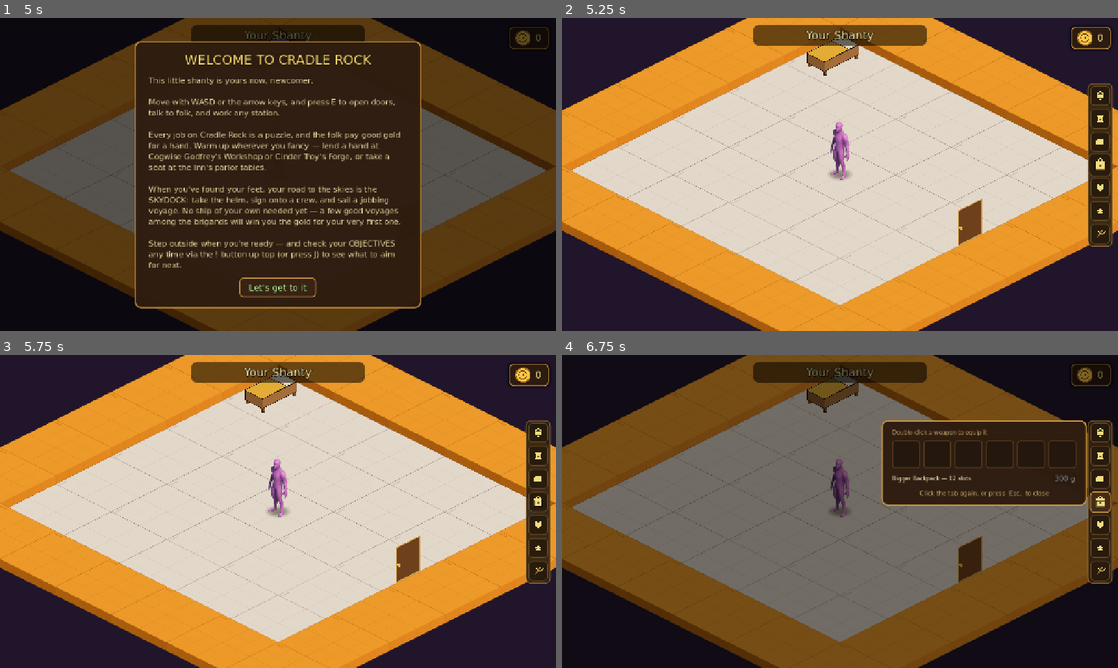
Above: before the commit, frames 1-4 (two rows, left to right).
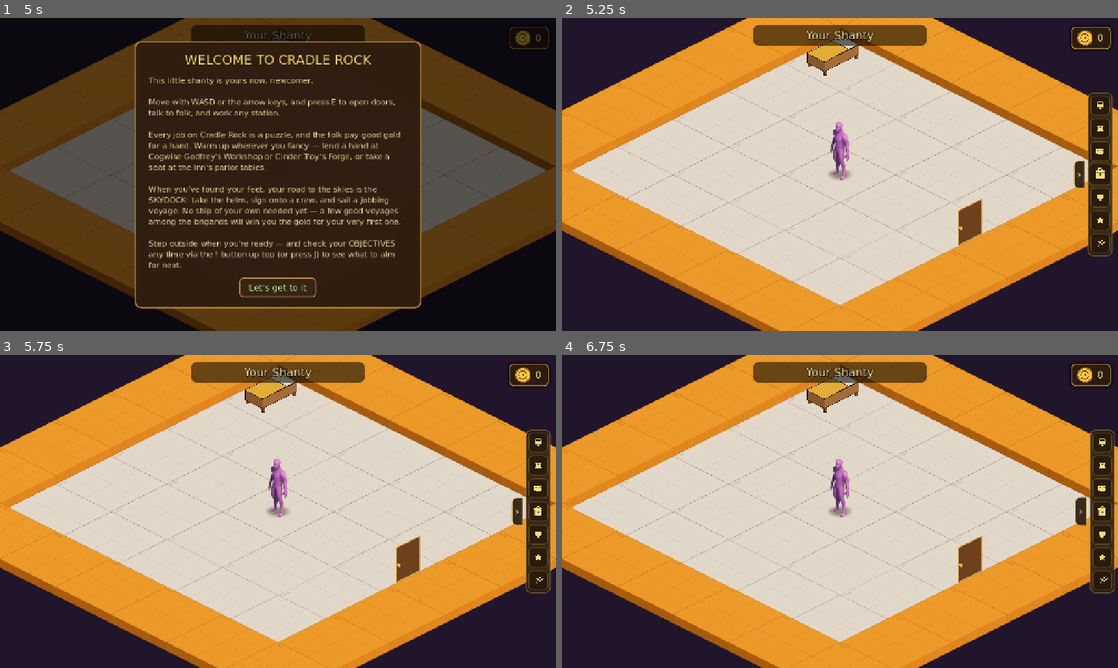
Above: after the commit, the same moments.

Repository: TairoyZone/shivaliva-shanty
Game: Godot game, scene res://main.tscn
Same seed, same stepped clock (60 frames per second), same inputs: the game is played once before the commit and once after it.
Inputs (mouse positions are in pixels of both pictures, inside the frame that each line leads up to):
- Up to frame 1 (5 s): click "New Game" at 0.5 s; click "New Game" at 1.25 s; click "Male" at 2 s; click "Female" at 2.75 s; click "Other" at 3.5 s; click "Set sail" at 4.25 s
- Up to frame 2 (5.25 s): click "Let's get to it" at 5 s
- Up to frame 3 (5.75 s): no input
- Up to frame 4 (6.75 s): click (1079, 511) at 5.75 s, where only the run after the commit has a clickable "›"; click (1106, 511) at 6.5 s, where only the run after the commit has a clickable "‹"

Frame 1 is identical in both runs. In frame 2, 1.1% of the frame differs, in the area x 92-99%, y 20-77%; in frame 3, 1.1%; in frame 4, 78%, in the area x 0-100%, y 0-100%.

Commit message:
feat(touch): center the side-tab rail, give it a tuck-away toggle, flush the Chat button
- The right-edge tab rail is now vertically CENTERED (between the top purse and the
  bottom Chat button) instead of top-pinned.
- A slim handle left of the rail tucks the whole strip off-screen right (animated
  tandem tween) and pulls it back -- declutters the play area. Two separately-
  anchored nodes; an HBox with a zero-width grown anchor failed to lay children out.
- The touch Chat button sits flush in the bottom-right corner (top-right only inside
  action puzzles whose control bar owns the bottom), and now rides EVERY non-title
  scene on touch -- always one tap away, ready for co-op chat later.

Verified headless: rail right-aligned + vertically centered; tucks fully off-screen
with the handle left at the edge.

Co-Authored-By: Claude Opus 4.8 (1M context) <noreply@anthropic.com>

Diff:
--- a/autoloads/chat_box.gd
+++ b/autoloads/chat_box.gd
@@ -287,25 +287,25 @@
 	add_child(_chat_btn)
 
 
-# Move the touch Chat button clear of a puzzle's bottom-corner control bar: TOP-right inside a PuzzleScene,
-# its usual BOTTOM-right in the overworld (Troy 2026-06-12, the Skirmish overlap). Anchored to the right edge
-# either way; only the vertical anchor flips. Called on every scene change from _process.
-func _place_chat_button(in_puzzle: bool) -> void:
+# Place the touch Chat button. Flush in the BOTTOM-right corner everywhere — EXCEPT an action puzzle whose
+# touch control bar owns the bottom corners, where it moves to the TOP-right so it never overlaps the
+# rotate/drop buttons (Troy 2026-06-12). Anchored to the right edge either way; only the vertical anchor flips.
+func _place_chat_button(top_right: bool) -> void:
 
 	if _chat_btn == null:
 		return
-	_chat_btn.offset_right = -70.0
-	_chat_btn.offset_left = -70.0 - 96.0
-	if in_puzzle:
+	_chat_btn.offset_right = -18.0
+	_chat_btn.offset_left = -18.0 - 96.0
+	if top_right:
 		_chat_btn.anchor_top = 0.0
 		_chat_btn.anchor_bottom = 0.0
-		_chat_btn.offset_top = 22.0
-		_chat_btn.offset_bottom = 22.0 + 64.0
+		_chat_btn.offset_top = 18.0
+		_chat_btn.offset_bottom = 18.0 + 64.0
 	else:
 		_chat_btn.anchor_top = 1.0
 		_chat_btn.anchor_bottom = 1.0
-		_chat_btn.offset_top = -22.0 - 64.0
-		_chat_btn.offset_bottom = -22.0
+		_chat_btn.offset_top = -18.0 - 64.0
+		_chat_btn.offset_bottom = -18.0
 
 
 # Summon the input bar + the recent log (Enter, or the start of a private chat). Focuses the field so you can
@@ -613,7 +613,9 @@
 	var sc : Node = get_tree().current_scene if get_tree() != null else null
 	# UNIVERSAL now: chat is available in EVERY gameplay scene — the overworld AND every puzzle/voyage — hidden
 	# by default; only the title has no chat (Troy 2026-06-10, the Minecraft/Stardew/Valorant model).
-	var should : bool = chat_visible and sc != null and not _is_title(sc) and (_in_private or _has_addressable_npc())
+	# On TOUCH the Chat button rides EVERY non-title scene (so it's always one tap away — and ready for co-op
+	# chat later, even where no NPC stands), Troy 2026-06-12. On desktop it stays NPC-gated (no dead bar).
+	var should : bool = chat_visible and sc != null and not _is_title(sc) and (_in_private or _has_addressable_npc() or TouchEnv.is_touch())
 	if should != visible:
 		visible = should
 		if not visible:
@@ -626,7 +628,10 @@
 		_last_scene = sc
 		if _in_private:
 			_exit_private()
-		_place_chat_button(sc is PuzzleScene)   # TOP-right in a puzzle (clear of its bottom control bar), else bottom-right
+		# TOP-right ONLY inside an action puzzle (its touch control bar owns the bottom corners); BOTTOM-right
+		# corner everywhere else — overworld, tap puzzles, future co-op scenes (Troy 2026-06-12).
+		var action_puzzle : bool = sc is PuzzleScene and sc.has_method("_has_touch_bar") and bool(sc.call("_has_touch_bar"))
+		_place_chat_button(action_puzzle)
 	# The fading idle LOG is the EventFeed (shows everywhere, lingers ~8s then fades — the Minecraft/Stardew
 	# corner). Hide it only while the bar's OPEN (the scrollable history shows the same lines then).
 	var feed_visible : bool = not _bar_open
--- a/interface/inventory_panel/inventory_panel.gd
+++ b/interface/inventory_panel/inventory_panel.gd
@@ -71,6 +71,15 @@
 var _current_tab : String = "items"
 var _is_open : bool = false           # is the content pane EXPANDED (the rail is always visible)
 
+# The tab rail (the icon strip) can be TUCKED off-screen right + pulled back (Troy 2026-06-12). RAIL_EDGE_MARGIN
+# is how far its right edge sits from the screen edge when shown; the handle is a slim grip just left of it.
+const RAIL_EDGE_MARGIN : float = 12.0
+const HANDLE_W : float = 26.0
+const HANDLE_GAP : float = 6.0
+var _rail_holder : PanelContainer     # the icon strip (right-anchored + vertically CENTERED; slides off-screen)
+var _rail_toggle : Button             # the slim handle left of the strip — tucks it away / pulls it back
+var _rail_collapsed : bool = false
+
 
 func _ready() -> void:
 
@@ -189,23 +198,27 @@
 	_update_rail_styles()
 
 
-# The always-visible left tab rail — a slim brass strip of icon buttons.
+# The always-visible tab rail — a slim brass strip of icon buttons, vertically CENTERED on the RIGHT edge
+# (between the top purse and the bottom Chat button). A slim handle just left of it TUCKS the strip off-screen
+# to the right (animated) + pulls it back, so it never crowds the play area. Two separately-anchored nodes (NOT
+# an HBox — a zero-width grown anchor fails to lay a multi-child container out), Troy 2026-06-12.
 func _build_rail() -> void:
 
-	var holder : PanelContainer = PanelContainer.new()
-	holder.add_theme_stylebox_override("panel", _rail_bg_style())
-	holder.anchor_left = 1.0
-	holder.anchor_right = 1.0
-	holder.anchor_top = 0.0
-	holder.offset_left = -58.0
-	holder.offset_right = -12.0
-	holder.offset_top = 150.0   # below the top-right purse + journal "!"
-	holder.grow_horizontal = Control.GROW_DIRECTION_BEGIN
-	holder.grow_vertical = Control.GROW_DIRECTION_END
-	add_child(holder)
+	# The strip — right-anchored, vertically centered, grows LEFT to fit its icons (the proven _window pattern).
+	_rail_holder = PanelContainer.new()
+	_rail_holder.add_theme_stylebox_override("panel", _rail_bg_style())
+	_rail_holder.anchor_left = 1.0
+	_rail_holder.anchor_right = 1.0
+	_rail_holder.anchor_top = 0.5
+	_rail_holder.anchor_bottom = 0.5
+	_rail_holder.offset_left = -RAIL_EDGE_MARGIN
+	_rail_holder.offset_right = -RAIL_EDGE_MARGIN
+	_rail_holder.grow_horizontal = Control.GROW_DIRECTION_BEGIN
+	_rail_holder.grow_vertical = Control.GROW_DIRECTION_BOTH
+	add_child(_rail_holder)
 	var col : VBoxContainer = VBoxContainer.new()
 	col.add_theme_constant_override("separation", 7)
-	holder.add_child(col)
+	_rail_holder.add_child(col)
 	for def in RAIL_TABS:
 		var btn : Button = _make_rail_button(String(def["glyph"]), String(def["tab"]), String(def["tip"]))
 		_rail_buttons[String(def["tab"])] = btn
@@ -215,6 +228,83 @@
 	var jobs_btn : Button = _make_rail_button("jobs", "", "Shoppe Jobs — Mining & Woodcutting", _open_jobs)
 	_style_rail_button(jobs_btn, false)
 	col.add_child(jobs_btn)
+
+	# The tuck handle — a separate right-anchored, vertically-centered grip parked just LEFT of the strip. It
+	# animates in tandem with the strip (toggle_rail). Added LAST so it draws above the dim + pane.
+	_rail_toggle = _make_rail_handle()
+	_rail_toggle.anchor_left = 1.0
+	_rail_toggle.anchor_right = 1.0
+	_rail_toggle.anchor_top = 0.5
+	_rail_toggle.anchor_bottom = 0.5
+	add_child(_rail_toggle)
+	_rail_holder.resized.connect(_layout_handle)   # re-park once the strip measures its width
+	_layout_handle()
+
+
+# A slim vertical handle that TUCKS the rail off-screen right / pulls it back.
+func _make_rail_handle() -> Button:
+
+	var b : Button = Button.new()
+	var h : float = 84.0 if TouchEnv.is_touch() else 64.0
+	b.custom_minimum_size = Vector2(HANDLE_W, h)
+	b.text = "›"   # › = tuck away to the right (shown); flips to ‹ (pull back) when tucked
+	b.focus_mode = Control.FOCUS_NONE
+	b.mouse_filter = Control.MOUSE_FILTER_STOP
+	b.tooltip_text = "Hide / show the side tabs"
+	b.add_theme_font_size_override("font_size", 22)
+	b.add_theme_color_override("font_color", Color(0.97, 0.87, 0.55, 1.0))
+	for state in ["normal", "hover", "pressed"]:
+		var s : StyleBoxFlat = StyleBoxFlat.new()
+		s.bg_color = Color(0.27, 0.17, 0.09, 1.0) if state == "pressed" else Color(0.16, 0.11, 0.06, 0.92)
+		s.border_color = Color(Palette.BRASS_FRAME.r, Palette.BRASS_FRAME.g, Palette.BRASS_FRAME.b, 0.6)
+		s.set_border_width_all(2)
+		s.corner_radius_top_left = 11
+		s.corner_radius_bottom_left = 11
+		s.corner_radius_top_right = 0
+		s.corner_radius_bottom_right = 0
+		b.add_theme_stylebox_override(state, s)
+	b.pressed.connect(toggle_rail)
+	return b
+
+
+# Width of the icon strip once laid out (a sensible fallback before it measures).
+func _strip_width() -> float:
+
+	var w : float = _rail_holder.size.x if _rail_holder != null else 0.0
+	return w if w > 1.0 else 84.0
+
+
+# Park the handle: vertically centered, and horizontally just LEFT of the strip (shown) or at the edge (tucked).
+func _layout_handle() -> void:
+
+	if _rail_toggle == null:
+		return
+	var hh : float = _rail_toggle.custom_minimum_size.y
+	_rail_toggle.offset_top = -hh * 0.5
+	_rail_toggle.offset_bottom = hh * 0.5
+	var right_off : float = -RAIL_EDGE_MARGIN if _rail_collapsed else -(RAIL_EDGE_MARGIN + _strip_width() + HANDLE_GAP)
+	_rail_toggle.offset_right = right_off
+	_rail_toggle.offset_left = right_off - HANDLE_W
+
+
+## Tuck the tab rail off-screen to the right (or pull it back), animated — the handle stays at the edge while
+## tucked, so you can pull it back. The toggle the player taps to declutter the play area (Troy 2026-06-12).
+func toggle_rail() -> void:
+
+	if _rail_holder == null or _rail_toggle == null:
+		return
+	_rail_collapsed = not _rail_collapsed
+	if _rail_collapsed and _is_open:
+		close()   # don't strand an open pane behind a tucked rail
+	var strip_w : float = _strip_width()
+	var strip_off : float = (strip_w + RAIL_EDGE_MARGIN) if _rail_collapsed else -RAIL_EDGE_MARGIN
+	var handle_off : float = -RAIL_EDGE_MARGIN if _rail_collapsed else -(RAIL_EDGE_MARGIN + strip_w + HANDLE_GAP)
+	_rail_toggle.text = "‹" if _rail_collapsed else "›"
+	var tw : Tween = create_tween().set_parallel(true).set_trans(Tween.TRANS_QUAD).set_ease(Tween.EASE_OUT)
+	tw.tween_property(_rail_holder, "offset_left", strip_off, 0.24)
+	tw.tween_property(_rail_holder, "offset_right", strip_off, 0.24)
+	tw.tween_property(_rail_toggle, "offset_right", handle_off, 0.24)
+	tw.tween_property(_rail_toggle, "offset_left", handle_off - HANDLE_W, 0.24)
 
 
 func _make_rail_button(glyph: String, tab: String, tip: String, launcher: Callable = Callable()) -> Button:
